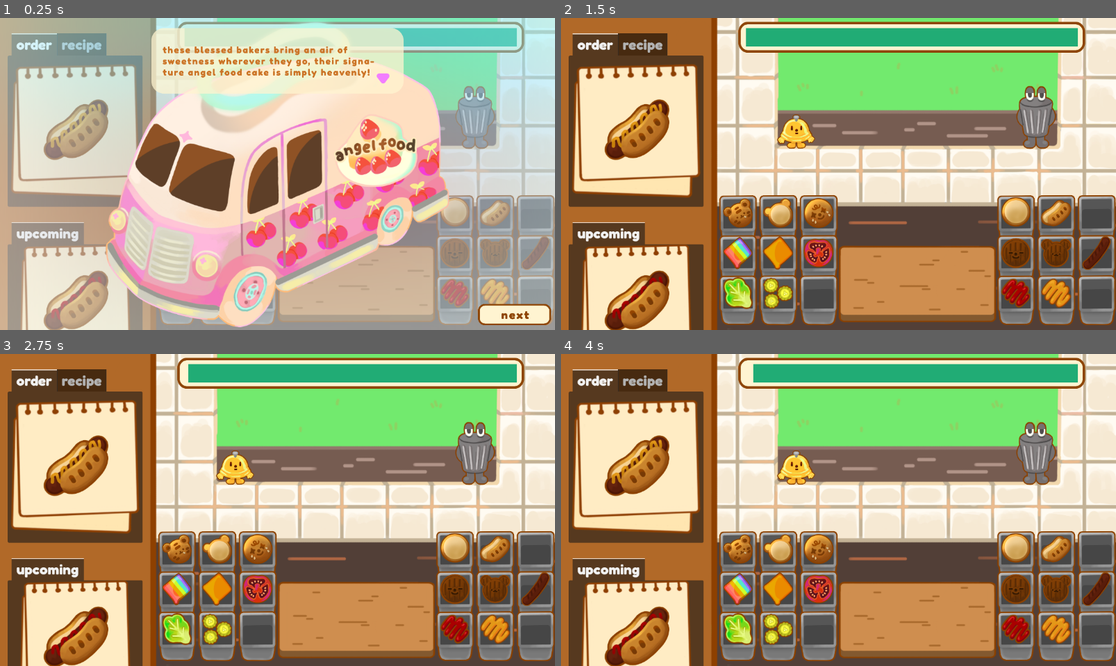
Above: before the commit, frames 1-4 (two rows, left to right).
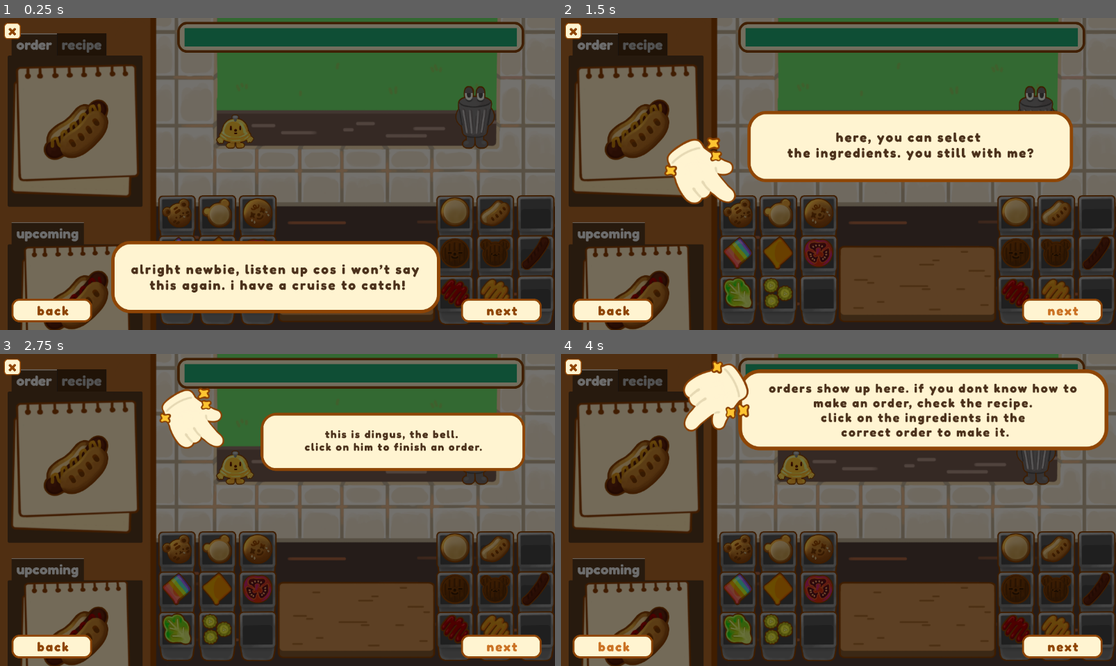
Above: after the commit, the same moments.

Repository: Gus700/FoodTruckBattles
Game: Godot game, scene res://scenes/LevelTutorial.tscn
Same seed, same stepped clock (60 frames per second), same inputs: the game is played once before the commit and once after it. This scene is started directly instead of the project's main scene.
Inputs (mouse positions are in pixels of both pictures, inside the frame that each line leads up to):
- Up to frame 1 (0.25 s): no input
- Up to frame 2 (1.5 s): click (1077, 314) at 0.52 s; click (1060, 311) at 1.25 s, where only the run after the commit has a clickable "Next Step"
- Up to frame 3 (2.75 s): click (499, 647) at 2 s, where only the run after the commit has a clickable "Next Step"
- Up to frame 4 (4 s): click (616, 647) at 2.75 s, where only the run after the commit has a clickable "Next Step"; click (616, 647) at 3.5 s, where only the run after the commit has a clickable "Next Step"

The runs differ from the first frame. In frame 1, 99% of the frame differs, in the area x 0-100%, y 0-100%; in frame 2, 97%; in frame 3, 99%; in frame 4, 97%.

Commit message:
adding two levels

Diff:
--- /dev/null
+++ b/scenes/Level1.tscn
@@ -0,0 +1,5 @@
+[gd_scene load_steps=2 format=3 uid="uid://bunhv04ur1e3h"]
+
+[ext_resource type="PackedScene" uid="uid://eddd6ar36cnd" path="res://scenes/Level.tscn" id="1_l7cft"]
+
+[node name="Level" instance=ExtResource("1_l7cft")]
--- /dev/null
+++ b/scenes/Level2.tscn
@@ -0,0 +1,18 @@
+[gd_scene load_steps=6 format=3 uid="uid://bpeuhwuf7kl1q"]
+
+[ext_resource type="PackedScene" uid="uid://eddd6ar36cnd" path="res://scenes/Level.tscn" id="1_yn5su"]
+[ext_resource type="Texture2D" uid="uid://c6n64wm1m2ccm" path="res://assets/loreScenes/truck_intro/buryme0.png" id="2_r21te"]
+[ext_resource type="Texture2D" uid="uid://bpsb465dfjdex" path="res://assets/loreScenes/truck_intro/buryme1.png" id="3_stvhd"]
+[ext_resource type="Texture2D" uid="uid://8ei7gxjmkwop" path="res://assets/loreScenes/lore_bg/buryme_bg.png" id="4_byxme"]
+[ext_resource type="Texture2D" uid="uid://ckj3vve1hpewn" path="res://assets/trucks/bury_me.png" id="5_rta48"]
+
+[node name="Level" instance=ExtResource("1_yn5su")]
+
+[node name="TruckIntro" parent="." index="9"]
+textImgs = Array[Texture2D]([ExtResource("2_r21te"), ExtResource("3_stvhd")])
+
+[node name="bg" parent="TruckIntro" index="0"]
+texture = ExtResource("4_byxme")
+
+[node name="backgroundImage" parent="TruckIntro" index="1"]
+texture = ExtResource("5_rta48")
--- a/scenes/LevelTutorial.tscn
+++ b/scenes/LevelTutorial.tscn
@@ -6,6 +6,12 @@
 [ext_resource type="Texture2D" uid="uid://dqcd7kdie7kkg" path="res://assets/UI_buttons/x_hover.png" id="4_my2eo"]
 
 [node name="LevelTutorial" instance=ExtResource("1_0m4n7")]
+
+[node name="TruckIntro" parent="." index="9"]
+visible = false
+
+[node name="TutorialOverlay" parent="." index="10"]
+visible = true
 
 [node name="CloseTutorial" parent="TutorialOverlay" index="2"]
 anchor_top = 0.011
